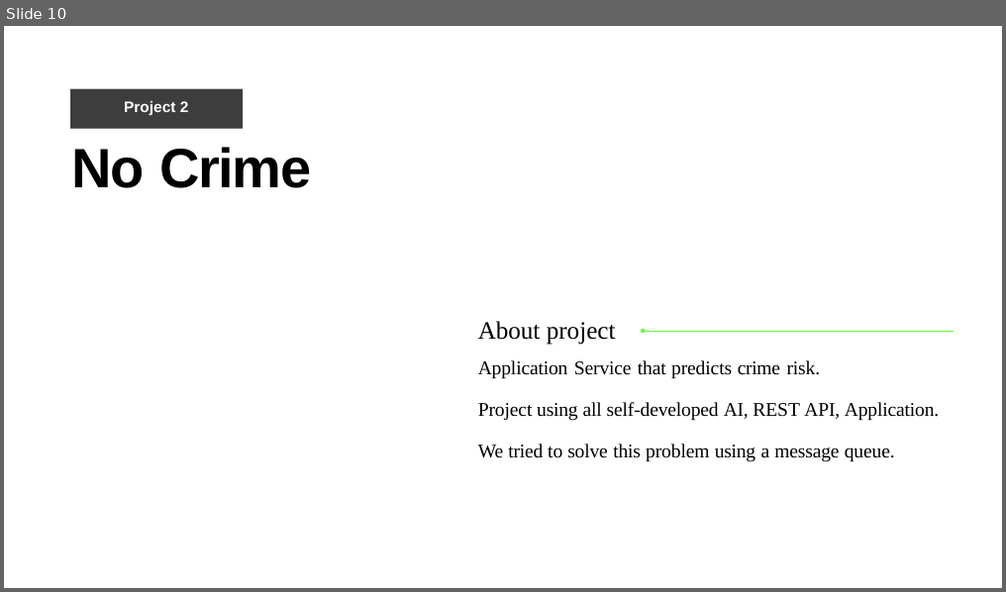
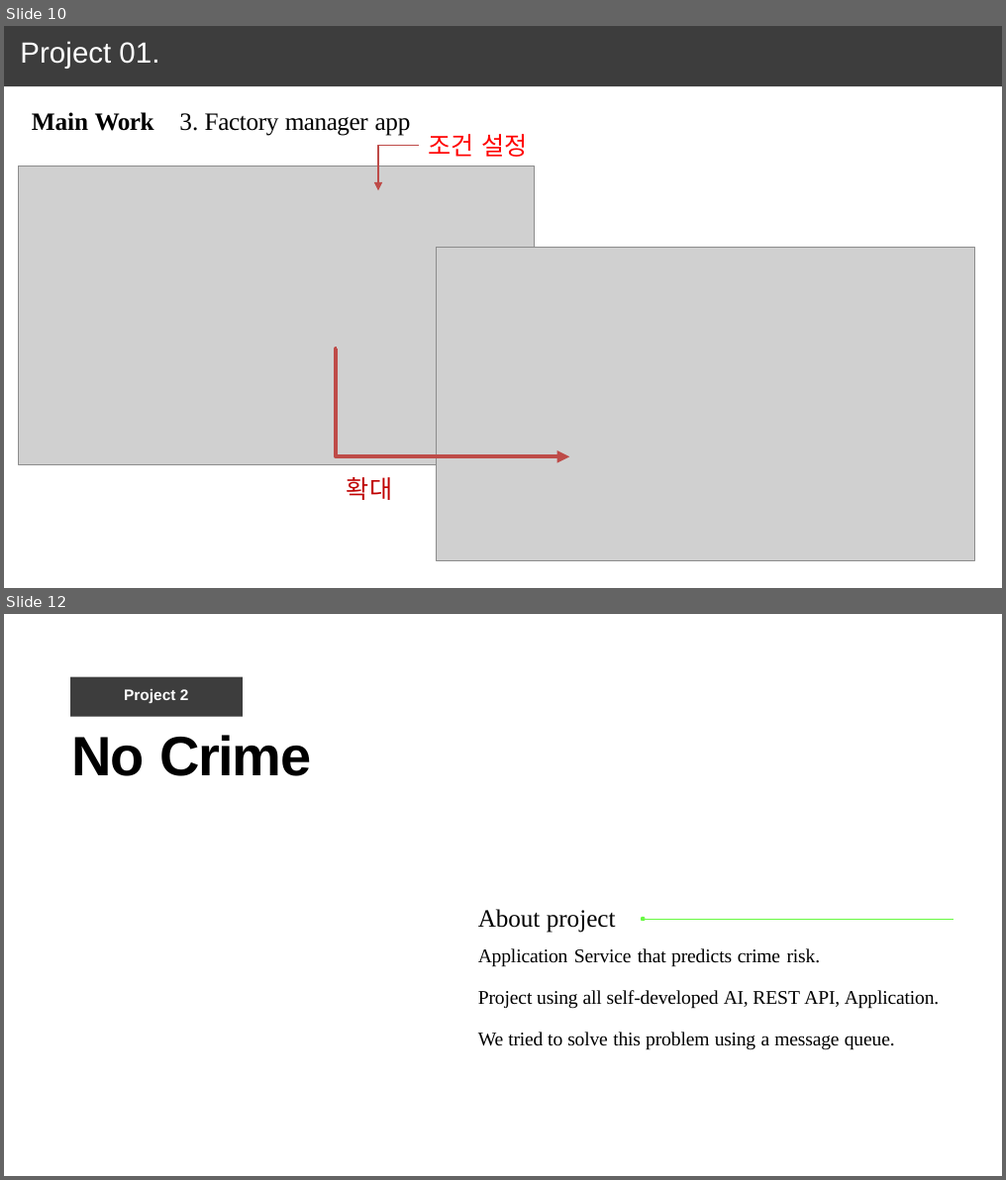
Before and after one commit to June222/June222.github.io, a slide deck: porfolio_kangjunwoo-010-5495-4551.pptx. Shown one above the other, each under a label of ours: slide 10 before the commit, slides 10 and 12 after it; the slides between them are not shown. The pictures are 1006x592 and 1006x1180 pixels, drawn with LibreOffice and Linux fonts; fonts in the diff are those of the drawing; grey boxes stand for pictures. Boxes give left, top, right and bottom in pixels: in the first picture for what was removed or moved away, otherwise in the second. Text is boxed around its words. In the diff, an @@ line names an element or a change of style, - is before the commit and + after.

```diff
--- a/porfolio_kangjunwoo-010-5495-4551.pptx
+++ b/porfolio_kangjunwoo-010-5495-4551.pptx
@@ slide 10 added at (4,26,1002,588), background #FFFFFF @@
@@ freeform shape added at (4,26,1002,86), fill #3D3D3D @@
@@ title added at (20,41,159,68), 21 pt, text #FFFFFF @@
+Project 01.
@@ text added at (32,112,154,131), 18 pt, text #000000, bold @@
+Main Work
@@ text added at (179,113,411,136), 18 pt, text #000000 @@
+3. Factory manager app
@@ text added at (429,134,527,157), 18 pt, text #FF0000 @@
+조건 설정
@@ picture added at (19,166,535,466) @@
@@ elbow arrow added from (418, 146) to (378, 190), #BF4C48 0.75 pt @@
@@ picture added at (436,248,974,561) @@
@@ elbow arrow added from (337, 349) to (570, 457), #BF4C48 3 pt @@
@@ text added at (347,477,392,500), 18 pt, text #C00000 @@
+확대
@@ what was slide 10 is now slide 12 @@
```
Also in this commit, not shown: 1 slide changed, 1 other slide added.
